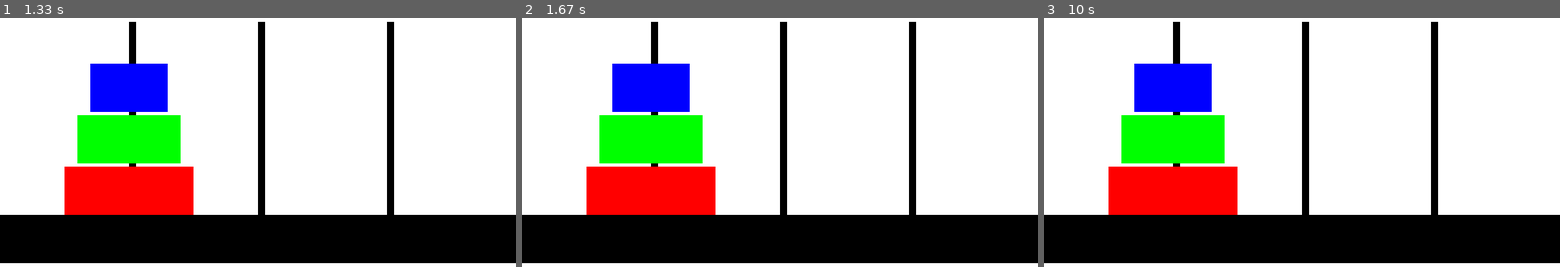
Above: before the commit, frames 1-3 (left to right).
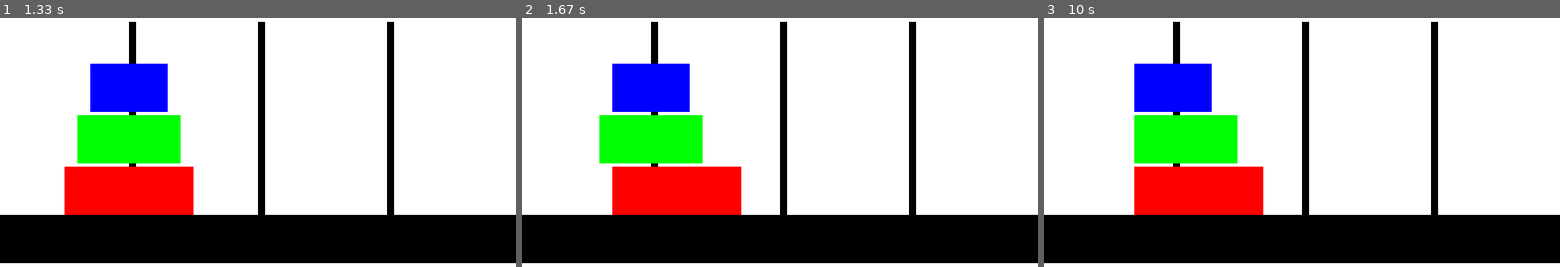
Above: after the commit, the same moments.

Repository: pillemer/Hanoi_pygame
Game: pygame game, started from drawinghanoi.py
The game is run twice, just before and just after one commit, with the same random seed, the same clock (stepped at 60 frames per second) and the same inputs.
Inputs:
- Up to frame 1 (1.33 s): hold Right 0.33-0.8 s; hold Up 0.83-1.3 s
- Up to frame 2 (1.67 s): hold Right from 1.33 s (still down)
- Up to frame 3 (10 s): release Right at 1.8 s; hold Left 1.83-2.37 s; hold Down 2.4-2.7 s; hold Down 8.87-9.23 s; hold Right from 9.77 s (still down)

Frame 1 is identical in both runs. In frame 2, 1.9% of the frame differs, in the area x 12-43%, y 59-80%; in frame 3, 2.9%, in the area x 12-43%, y 39-80%.

Commit message:
switched from mouse to keyboard selection

Diff:
--- a/drawinghanoi.py
+++ b/drawinghanoi.py
@@ -13,13 +13,6 @@
 RED =    (255, 0,   0  )
 GREEN =  (0,   255, 0  )
 BLUE =   (0,   0,   255)
-
-# draw base and background
-SCREEN.fill(WHITE)
-pygame.draw.rect(SCREEN, BLACK, (0, SCREEN_HEIGHT-(2*round(SCREEN_HEIGHT/8)), SCREEN_WIDTH, round(SCREEN_HEIGHT/8))) # base
-peg_a = pygame.rect.Rect(pygame.draw.rect(SCREEN, BLACK, ((SCREEN_WIDTH / 4), SCREEN_HEIGHT - round(SCREEN_HEIGHT * (3/4)), round(SCREEN_WIDTH / 70), round(SCREEN_HEIGHT * (3/5)))))
-peg_b = pygame.rect.Rect(pygame.draw.rect(SCREEN, BLACK, ((SCREEN_WIDTH / 2), SCREEN_HEIGHT - round(SCREEN_HEIGHT * (3/4)), round(SCREEN_WIDTH / 70), round(SCREEN_HEIGHT * (3/5)))))
-peg_c = pygame.rect.Rect(pygame.draw.rect(SCREEN, BLACK, ((SCREEN_WIDTH * (3/4)), SCREEN_HEIGHT - round(SCREEN_HEIGHT * (3/4)), round(SCREEN_WIDTH / 70), round(SCREEN_HEIGHT * (3/5)))))
 
 # calculate the sizes
 PADDING = 5
@@ -41,6 +34,19 @@
 MED_WIDTH = LRG_WIDTH - (2 * MARGIN_X)
 SML_WIDTH = LRG_WIDTH - (4 * MARGIN_X)
 
+# draws base, pegs and background
+def draw_board():
+    SCREEN.fill(WHITE)
+    pygame.draw.rect(SCREEN, BLACK, (0, SCREEN_HEIGHT-(2*round(SCREEN_HEIGHT/8)), SCREEN_WIDTH, round(SCREEN_HEIGHT/8))) # base
+    peg_a = pygame.rect.Rect(pygame.draw.rect(SCREEN, BLACK, ((SCREEN_WIDTH / 4), SCREEN_HEIGHT - round(SCREEN_HEIGHT * (3/4)), round(SCREEN_WIDTH / 70), round(SCREEN_HEIGHT * (3/5)))))
+    peg_b = pygame.rect.Rect(pygame.draw.rect(SCREEN, BLACK, ((SCREEN_WIDTH / 2), SCREEN_HEIGHT - round(SCREEN_HEIGHT * (3/4)), round(SCREEN_WIDTH / 70), round(SCREEN_HEIGHT * (3/5)))))
+    peg_c = pygame.rect.Rect(pygame.draw.rect(SCREEN, BLACK, ((SCREEN_WIDTH * (3/4)), SCREEN_HEIGHT - round(SCREEN_HEIGHT * (3/4)), round(SCREEN_WIDTH / 70), round(SCREEN_HEIGHT * (3/5)))))
+
+# set up the pegs
+pegs = [LEFT_PEG, MIDDLE_PEG, RIGHT_PEG]
+
+
+
 # create the disc class
 class Disc(pygame.sprite.Sprite):
 
@@ -49,33 +55,39 @@
         self.image = pygame.Surface([width, height])
         self.image.fill(color)
         self.movable = False
+        self.location = 0
         self.rect = self.image.get_rect()
 
 # create discs and add them to group
 lrgDisc = Disc(RED, LRG_WIDTH, DISC_HEIGHT)
-lrgDisc.rect.x = (LEFT_PEG - (LRG_WIDTH / 2))
+lrgDisc.rect.x = (pegs[0] - (LRG_WIDTH / 2))
 lrgDisc.rect.y = BOTTOM_Y
 
 medDisc = Disc(GREEN, MED_WIDTH, DISC_HEIGHT)
-medDisc.rect.x = (LEFT_PEG - (MED_WIDTH / 2))
+medDisc.rect.x = (pegs[0] - (MED_WIDTH / 2))
 medDisc.rect.y = MIDDLE_Y
 
 smlDisc = Disc(BLUE, SML_WIDTH, DISC_HEIGHT)
-smlDisc.rect.x = (LEFT_PEG - (SML_WIDTH / 2))
+smlDisc.rect.x = (pegs[0] - (SML_WIDTH / 2))
 smlDisc.rect.y = TOP_Y
 smlDisc.movable = True # top disc is free to move
 
+#possibly don't need after all (delete?)
 all_discs = pygame.sprite.Group()
 all_discs.add(lrgDisc)
 all_discs.add(medDisc)
 all_discs.add(smlDisc)
 
 # board game
-pegs = [LEFT_PEG, MIDDLE_PEG, RIGHT_PEG]
-
-A = [lrgDisc, medDisc, smlDisc]
+discs = [lrgDisc, medDisc, smlDisc]
+A = [discs[0], discs[1], discs[2]]
 B = []
 C = []
+board = [A, B, C]
+
+# start with smallest disc selected on the left peg
+selection = 2
+current_peg = 0
 
 # TODO function that checks if selection is legal
 def is_movable(disc):
@@ -85,13 +97,35 @@
     for event in pygame.event.get():
         if event.type == pygame.QUIT:
             pygame.quit()
-        if event.type == pygame.MOUSEBUTTONDOWN:
-            selected_disc = [disc for disc in all_discs if disc.rect.collidepoint(event.pos)]
-            if selected_disc[0].movable == True:
-                print(" I can move!")
+
+        keys = pygame.key.get_pressed()
+        if keys[pygame.K_LEFT]:
+            print('left')
+
+        if keys[pygame.K_RIGHT]:
+            for peg in board:
+                if discs[selection] in peg:
+                    peg = peg.index
+            discs[selection].rect.x = (pegs[0] - (SML_WIDTH / 2))
+            print(f'disc location is: {peg}')
+
+        # switch selection between discs
+        if keys[pygame.K_UP]:
+            if selection == 2:
+                selection = 0
+                print('big peg selected.')
             else:
-                print("I can't move.")
+                selection += 1
+                if selection == 1:
+                    print('medium peg selected.')
+                else: print('small peg selected.')
 
+        if keys[pygame.K_DOWN]:
+            if selection == 0:
+                selection = 2
+            else:
+                selection -= 1
 
+    draw_board()
     all_discs.draw(SCREEN)
     pygame.display.update()
